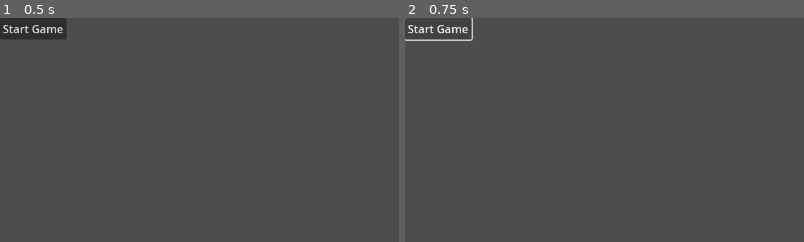
Above: before the commit, frames 1-2 (left to right).
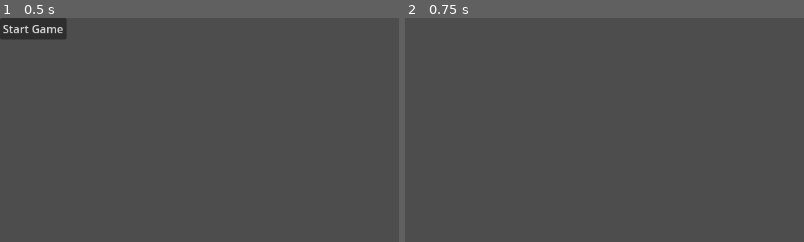
Above: after the commit, the same moments.

Repository: jeepy33/Spellcarver
Game: Godot game, scene res://src/scenes/main.tscn
Two runs of this game, one before a commit and one after it. Both use one fixed random seed, a clock stepped at 60 frames per second and the inputs below. Before the commit the project has no main scene; this scene is started directly in both runs.
Inputs:
- Up to frame 1 (0.5 s): no input
- Up to frame 2 (0.75 s): click "Start Game" at 0.5 s
The pictures show only the part of the screen within x 0-50%, y 0-50%; the shares and areas given below are measured in that part.

Frame 1 is identical in both runs. In frame 2, 0.5% of the frame differs, in the area x 0-18%, y 0-11%.

Commit message:
added shop scene

Diff:
--- a/project.godot
+++ b/project.godot
@@ -11,6 +11,7 @@
 [application]
 
 config/name="Spellcarver"
+run/main_scene="res://src/scenes/main.tscn"
 config/features=PackedStringArray("4.0", "GL Compatibility")
 config/icon="res://assets/icon.svg"
 
--- a/src/scenes/main.tscn
+++ b/src/scenes/main.tscn
@@ -1,11 +1,9 @@
-[gd_scene load_steps=4 format=3 uid="uid://d2b4ps8jkwrum"]
+[gd_scene load_steps=3 format=3 uid="uid://d2b4ps8jkwrum"]
 
 [ext_resource type="Script" path="res://src/scripts/main.gd" id="1_fs3vj"]
 [ext_resource type="PackedScene" uid="uid://cgkjgbojycssd" path="res://src/scenes/menu.tscn" id="2_28yff"]
-[ext_resource type="Script" path="res://src/scripts/menu.gd" id="3_vx15u"]
 
 [node name="main" type="Node"]
 script = ExtResource("1_fs3vj")
 
 [node name="menu" parent="." instance=ExtResource("2_28yff")]
-script = ExtResource("3_vx15u")
--- a/src/scenes/menu.tscn
+++ b/src/scenes/menu.tscn
@@ -11,9 +11,9 @@
 grow_vertical = 2
 script = ExtResource("1_5qt7d")
 
-[node name="Button" type="Button" parent="."]
+[node name="startButton" type="Button" parent="."]
 offset_right = 8.0
 offset_bottom = 8.0
 text = "Start Game"
 
-[connection signal="pressed" from="Button" to="." method="_on_button_pressed"]
+[connection signal="pressed" from="startButton" to="." method="_on_button_pressed"]
--- /dev/null
+++ b/src/scenes/shop.tscn
@@ -0,0 +1,3 @@
+[gd_scene format=3 uid="uid://dlrmoyjnyoklc"]
+
+[node name="Node2D" type="Node2D"]
--- a/src/scripts/main.gd
+++ b/src/scripts/main.gd
@@ -3,7 +3,8 @@
 
 # Called when the node enters the scene tree for the first time.
 func _ready():
-	pass # Replace with function body.
+	$menu.grab_focus()
+	#pass # Replace with function body.
 
 
 # Called every frame. 'delta' is the elapsed time since the previous frame.
--- a/src/scripts/menu.gd
+++ b/src/scripts/menu.gd
@@ -7,9 +7,9 @@
 
 
 # Called every frame. 'delta' is the elapsed time since the previous frame.
-func _process(delta):
-	pass
+#func _process(delta):
+	#pass
 
 
 func _on_button_pressed():
-	pass # Replace with function body.
+	get_tree().change_scene_to_file("res://src/scenes/shop.tscn")
